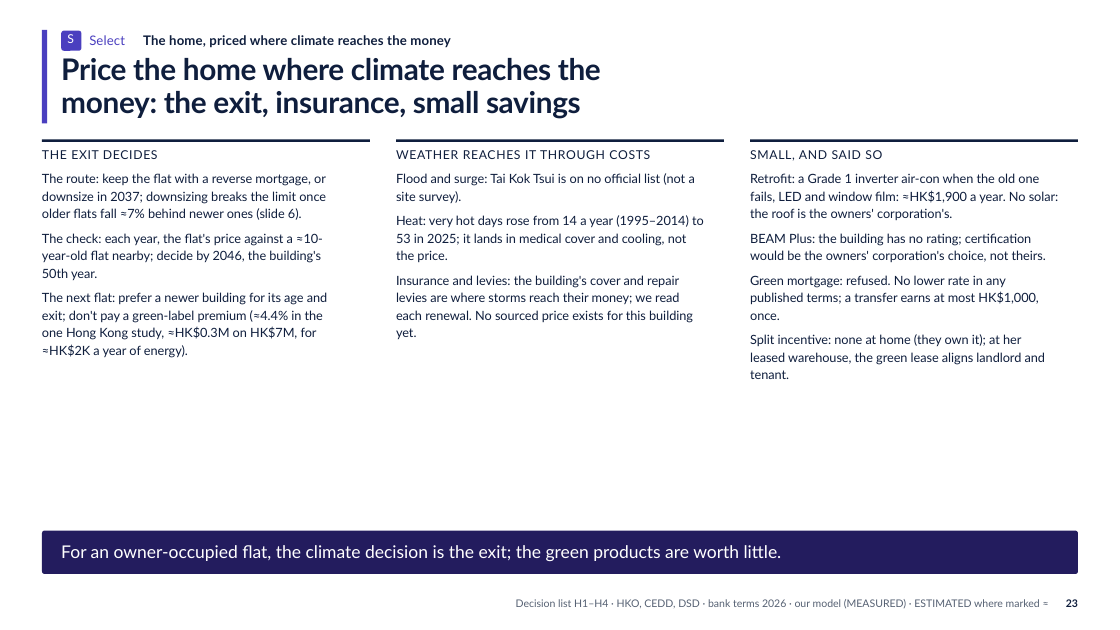
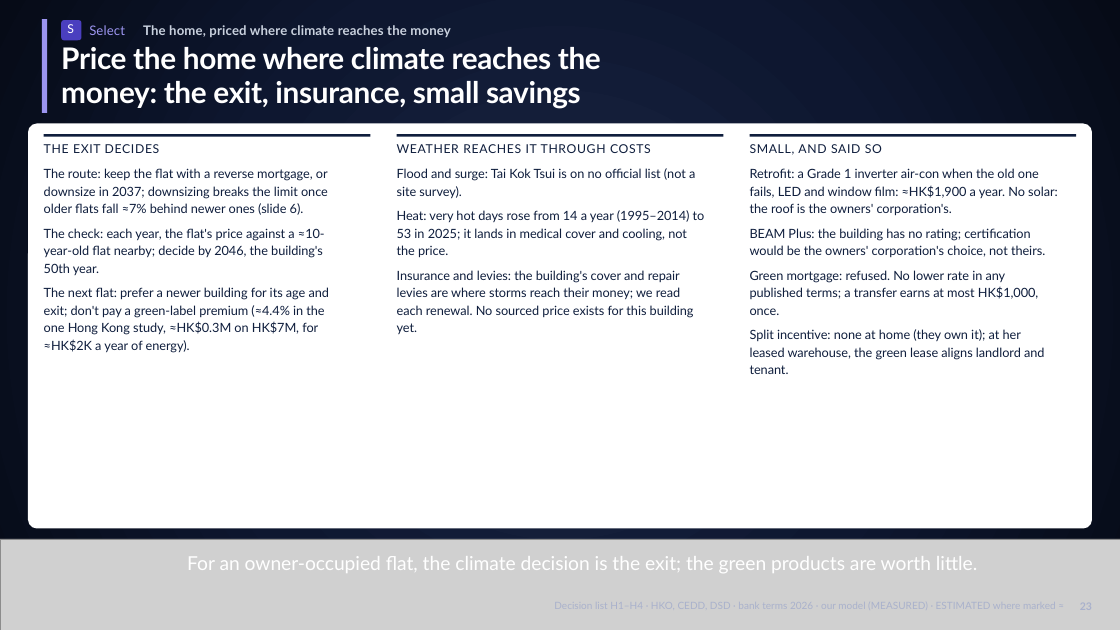
Before and after one commit to Peeradonn/finplan, a slide deck: slide 24 of Final/deck/Axis.pptx. Drawn at 1120x630 pixels with LibreOffice and Linux fonts; fonts in the diff are those of the drawing; grey boxes stand for pictures. Boxes give left, top, right and bottom in pixels: in the first picture for what was removed or moved away, otherwise in the second. Text is boxed around its words. In the diff, an @@ line names an element or a change of style, - is before the commit and + after.

```diff
--- a/Final/deck/Axis.pptx
+++ b/Final/deck/Axis.pptx
@@ background #FFFFFF to gradient #1C2846 to #0E1730 to #060B17 @@
@@ 4 texts, 1 rounded rectangle, 1 rectangle: place and size @@
-4 texts, 1 rounded rectangle, 1 rectangle at (42,29,601,124)
+4 texts, 1 rounded rectangle, 1 rectangle at (42,19,601,113)
@@ rectangle at (42,19,47,113): fill #4A3FBF to #9C95F0 @@
@@ text "Select" at (89,25,125,35): text colour #4A3FBF to #9C95F0 @@
@@ text "The home, priced where climate ..." at (143,25,450,37): text colour #0F1E3D to #C9D1DE @@
@@ text "Price the home where climate ..." at (61,47,601,109): text colour #0F1E3D to #FFFFFF @@
@@ rounded rectangle added at (28,124,1092,528), fill #FFFFFF @@
@@ 13 texts, 3 rectangles: place and size @@
-13 texts, 3 rectangles at (42,139,1078,379)
+13 texts, 3 rectangles at (44,134,1076,374)
@@ picture added at (0,539,1120,630) @@
@@ rounded rectangle removed at (42,531,1078,575) @@
@@ text "For an owner-occupied flat, the ...": place and size @@
-text "For an owner-occupied flat, the ..." at (61,545,782,561)
+text "For an owner-occupied flat, the ..." at (187,556,977,573)
@@ text "For an owner-occupied flat, the ..." at (187,556,977,573): size 15 to 16.5 pt; line spacing 19.2pt to 20.6pt @@
@@ text removed at (516,599,1040,608) @@
-Decision list H1–H4 · HKO, CEDD, DSD · bank terms 2026 · our model (MEASURED) · ESTIMATED where marked ≈
@@ text removed at (1066,599,1078,607) @@
-23
```
Also in this commit, not shown: 25 other slides changed, 11 other files.
